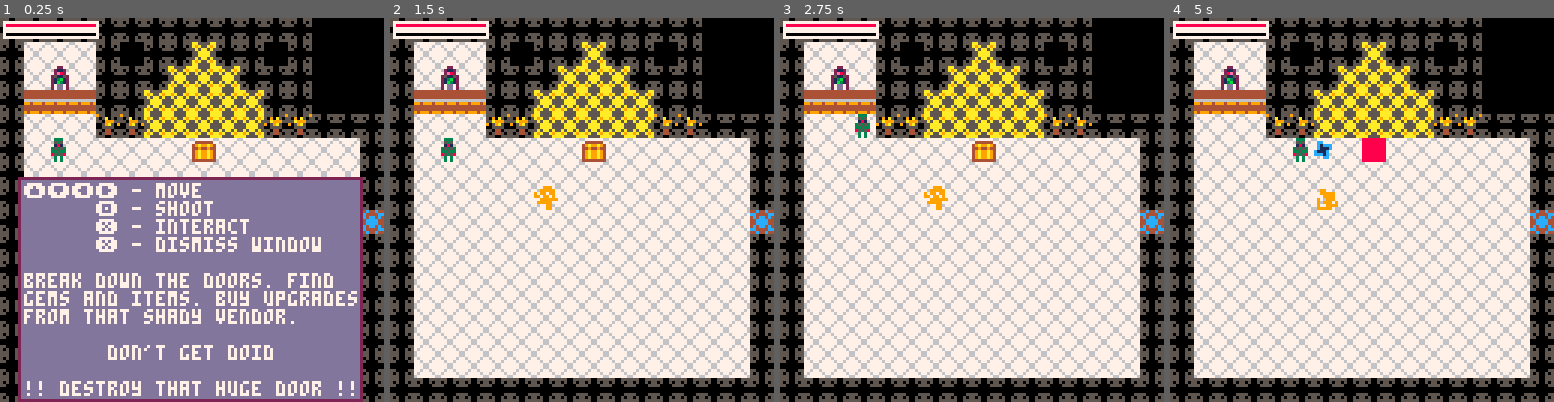
Above: before the commit, frames 1-4 (left to right).
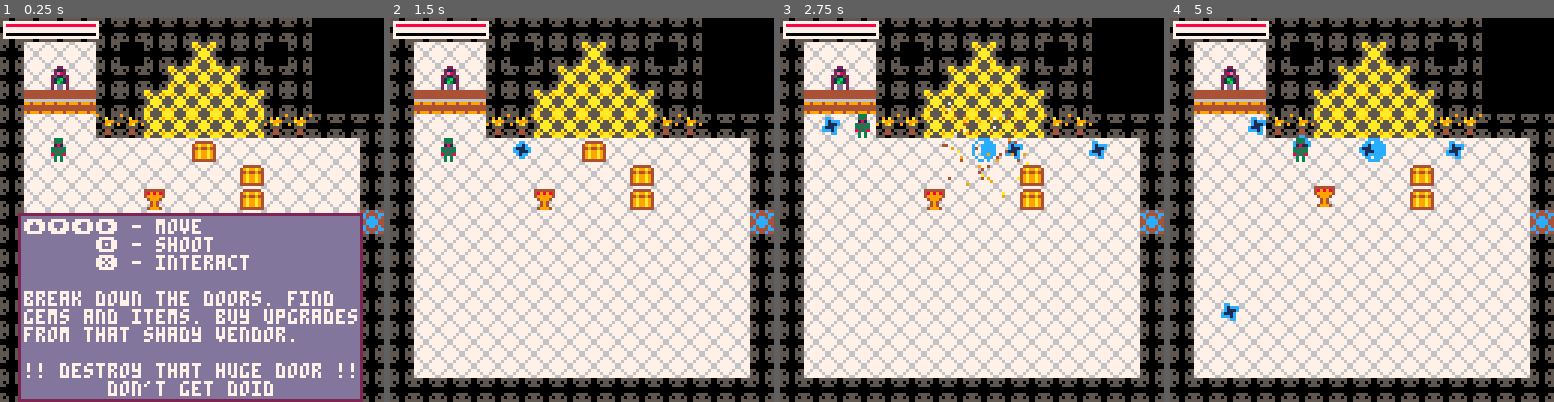
Above: after the commit, the same moments.

Repository: rledford/pico-door
Game: PICO-8 cartridge door.p8
Same seed, same stepped clock (60 frames per second), same inputs: the game is played once before the commit and once after it.
Inputs:
- Up to frame 1 (0.25 s): no input
- Up to frame 2 (1.5 s): tap X (X key) at 0.33, 1.07 s; tap O (Z key) at 0.7 s
- Up to frame 3 (2.75 s): hold Right 1.6-2.1 s; tap O (Z key) at 1.7, 2.1, 2.5 s; tap X (X key) at 1.85 s; hold Up 2.15-2.42 s; hold Right from 2.47 s (still down)
- Up to frame 4 (5 s): tap O (Z key) every 0.4 s from 2.9 to 4.9 s; tap X (X key) at 2.97, 4.08 s; release Right at 3.03 s; hold Left 3.08-3.58 s; hold Down 3.63-3.97 s; hold Right 4.02-4.68 s; hold Up from 4.73 s (still down)

The runs differ from the first frame. In frame 1, 18% of the frame differs, in the area x 4-95%, y 38-99%; in frame 2, 1.0%; in frame 3, 2.0%; in frame 4, 2.0%.

Commit message:
Replaced upgrade names with parodies. Fix ricochet upgrade bug. Add button indicator in vendor items to purchase. Change color of upgrade name in vendor window. Add monty python ref in artifact insult message.

Diff:
--- a/door.p8
+++ b/door.p8
@@ -170,7 +170,7 @@
 
 -- boss --
 ----------
-is_all_powerful = false
+is_all_powerful = true
 has_shown_is_all_powerful_msg = false
 has_started_boss_room = false
 has_attempted_artifact_activation = false
@@ -192,15 +192,13 @@
 		"⬆️⬇️⬅️➡️ - move",
 		"      🅾️ - shoot",
 		"      ❎ - interact",
-		"      ❎ - dismiss window",
 		"",
 		"break down the doors. find",
 		"gems and items. buy upgrades",
 		"from that shady vendor.",
 		"",
-		"       don't get doid       ",
-		"",
-		"!! destroy that huge door !!"
+		"!! destroy that huge door !!",
+		"       don't get doid       "
 	}, 750)
 	-- goto_boss_room()
 end
@@ -299,13 +297,13 @@
 		this.hitbox={x=2,y=2,w=3,h=4}
 		this.target=nil
 		this.auto_target_radius = 40
-		this.projectil_damage = 1
+		this.projectil_damage = 50
 		this.projectile_speed = 1.3
-		this.has_ricochet = false
-		this.has_pierce = false
-		this.has_overload = false
+		this.has_ricochet = true
+		this.has_pierce = true
+		this.has_overload = true
 		this.face = {x=1,y=0}
-		this.max_hp = 10
+		this.max_hp = 1000
 		this.hp = this.max_hp
 		this.group = PLAYER_GROUP
 		this.anim = make_animation({32})
@@ -420,7 +418,7 @@
 
 upgrade_max_gems = {
 	spr = SATCHEL_TILE,
-	name = "satchel",
+	name = "put the money in the bag",
 	description = "+50 to max gems.",
 	cost = 50,
 	persist = true,
@@ -432,7 +430,7 @@
 
 upgrade_max_hp = {
 	spr = UPGRADE_HP_TILE,
-	name = "hp",
+	name = "let me live",
 	description = "+1 to max hp.",
 	cost = 100,
 	persist = true,
@@ -445,7 +443,7 @@
 
 upgrade_fast_shot = {
 	spr = FAST_SHOT_TILE,
-	name = "fast-shot",
+	name = "it's high noon",
 	description = "increase rate of fire.",
 	cost = 500,
 	persist = true,
@@ -461,7 +459,7 @@
 
 upgrade_projectile_ricochet = {
 	spr = RICOCHET_TILE,
-	name = "ricochet",
+	name = "(bounce) pogo pogo...",
 	description = "projectiles bounce.",
 	cost = 500,
 	persist = false,
@@ -473,7 +471,7 @@
 
 upgrade_projectile_damage = {
 	spr = UPGRADE_DMG_TILE,
-	name = "damage",
+	name = "tis more than a scratch",
 	description = "+1 to projectile damage.",
 	cost = 300,
 	persist = true,
@@ -485,7 +483,7 @@
 
 upgrade_projectile_pierce = {
 	spr = PIERCE_TILE,
-	name = "pierce",
+	name = "nice earings",
 	description = "projectiles pierce.",
 	cost = 1000,
 	persist = false,
@@ -497,7 +495,7 @@
 
 upgrade_overload = {
 	spr = OVERLOAD_TILE,
-	name = "overload",
+	name = "portal 3",
 	description = "spawn portal on full gems.",
 	cost = 750,
 	persist = false,
@@ -540,7 +538,7 @@
 			pad,
 			gems_text,
 			hp_text = {left=camera_pos.x + 8, top=camera_pos.y+40,
-			right=camera_pos.x + 119, bottom=camera_pos.y + 91},
+			right=camera_pos.x + 119, bottom=camera_pos.y + 99},
 			4,
 			tostring(player.gems).."/"..tostring(player.max_gems),
 			tostring(player.hp).."/"..tostring(player.max_hp)
@@ -555,18 +553,23 @@
 			local itemx
 			for i=0,count(vendor_obj.inventory)-1 do
 				itemx = window_rect.left + 32 + TILE_SIZE * i + pad + (pad * i)
-				itemy = window_rect.top + pad*2 + TILE_SIZE
+				itemy = window_rect.top + pad*2 + TILE_SIZE + 3
 				rectfill(itemx-1, itemy-1, itemx + TILE_SIZE, itemy + TILE_SIZE, 0)
 				spr(vendor_obj.inventory[i+1].spr, itemx, itemy)
 				if i+1 == this.selected_upgrade then
+					print("🅾️",itemx,itemy+TILE_SIZE+3,2)
 					rect(itemx-2, itemy-2, itemx + TILE_SIZE + 1, itemy + TILE_SIZE + 1, 2)
 				end
 			end
 
-			local details_left,details_top,details_line_h = window_rect.left + pad,window_rect.top + 29,8
-
-			print(vendor_obj.inventory[this.selected_upgrade].name, details_left, details_top, 7)
-			print(vendor_obj.inventory[this.selected_upgrade].description, details_left, details_top + details_line_h)
+			local details_left,
+			details_top,
+			details_line_h =
+				window_rect.left + pad,
+				window_rect.top + 37,8
+
+			print(vendor_obj.inventory[this.selected_upgrade].name, details_left, details_top, 10)
+			print(vendor_obj.inventory[this.selected_upgrade].description, details_left, details_top + details_line_h,7)
 			spr(GEM_TILE, details_left - 2, details_top + details_line_h * 2 - 2)
 			print(vendor_obj.inventory[this.selected_upgrade].cost, details_left + 5,  details_top  + details_line_h * 2, 11)
 		end
@@ -1131,6 +1134,8 @@
 			elseif not this.has_insulted_player then
 				show_toast_message({
 					"weakling...",
+					"this is arthur's quest,",
+					"not yours.",
 					"",
 					"<mumbles more insults>"
 				})
@@ -1750,7 +1755,7 @@
 			elseif tile_type == UPGRADE_DMG_TILE then
 				place_upgrade_chest(c,r,tx,ty,upgrade_projectile_damage)
 			elseif tile_type == RICOCHET_TILE then
-				place_upgrade_chest(c,r,tx,ty,upgrade_max_hp,upgrade_projectile_ricochet)
+				place_upgrade_chest(c,r,tx,ty,upgrade_projectile_ricochet)
 			elseif tile_type == PIERCE_TILE then
 				place_upgrade_chest(c,r,tx,ty,upgrade_projectile_pierce)
 			elseif tile_type == SATCHEL_TILE then
@@ -2022,22 +2027,22 @@
 0000000000000000500050007f6ff6f77ffffff7c00cccccc00cccccc00000ccc000000c45445444000828000002820000033000000bb0000ccc1c0000c1cc00
 0000000050005000550055007ffffff7767777670c0cccc00c00ccc00c000cc00c0000c044544544000080000000200000000000000000000000cc00000cc000
 555055505550555055505550677667766776677600cccc0000cccc0000cccc0000cccc0095999599000000000000000000000000000000000000000000000000
-003330000000000067777776f000000ff000000f000220000002200044444444004444000ccc000000777000022002200c7c0000055775500000000000000000
-0053500000000000867ff768f000000ff000000f002112000021120044444444040000400711cccc0077770c278228820c77cccc555555550099990000aaaa00
-0018100000000000786556780f0000f00f0000f00028e200002e820044444444040330407771111c0770777c777888827777711c55555555099aa9900aa99aa0
-0353530000000000785ff5870044440000444400025115200251152066666666403bb3040711711c077007cc278878820c77171c5555555509a99a900a9aa9a0
-033533000000000087fb3f780454450000544540021b31200213b12099499949943bb344c11777c07700cccc28877782c17117705507705509a99a900a9aa9a0
-085358000000000078f3bf8700411440044114000213b120021b31204444444444444444c11171c07700000002887820c11777775cc77cc5099aa9900aa99aa0
-0030300000000000887ff8880444440000444440020dd020020dd0204444444444944944cccc11c07000000000288200cccc177055cccc550099990000aaaa00
-0030300000000000878ff7780000044004400000020dd020020dd02094999499044444400000ccc070000000000220000000c7c0055cc5500000000000000000
-00003000000000000111111001111110000000000009900000999900000000000e2ee2e090000000000000090999999000099900000000000000000000000000
-000330000000300011111111011111100000000009299290009229000e2ee2e0022ee220000a00000090a000900dd009009999900099000000ee920000e22200
-00333300000330001211112111111111008888000299992009722790022ee220022ee2200009990000a99900900dd009909909900099999002e22ee0029ee9e0
-033bb33000333300122112211111111108aa9a809299992992722729022ee2202ee22ee20059a5099059a50090dddd0999099090000999900929a2e002ea9e20
-03b33b30033bb33012e11e211211112189a99a9899999999922222292ee22ee2029a9a20005555000055550009dddd9000999999090099900e2a929002e9ae20
-03b37b3033b33b3312e11e2112e11e2108aaa980997227999722227902eeee200ea9a9e00004400000044000090dd09009999900090999090ee22e200e9ee920
-033bb33033b37b33111111111111111100888800097997900972279002eeee2002eeee2000044000000440000090090000009900090099990029ee0000222e00
-00333300033bb3300111111001111110000000000099990000999900002ee200002ee20000000000000000000009900000009900099999000000000000000000
+003330000000000067777776f000000ff000000f000220000002200044444444004444000ccc000000777000022002200c7c000000ffff000000000000000000
+0053500000000000867ff768f000000ff000000f002112000021120044444444040000400711cccc0077770c278228820c77cccc0ffffaf00099990000aaaa00
+0018100000000000786556780f0000f00f0000f00028e200002e820044444444040330407771111c0770777c777888827777711c0ffffff0099aa9900aa99aa0
+0353530000000000785ff5870044440000444400025115200251152066666666403bb3040711711c077007cc278878820c77171c0ff5faf009a99a900a9aa9a0
+033533000000000087fb3f780454450000544540021b31200213b12099499949943bb344c11777c07700cccc28877782c17117700ff5ff0009a99a900a9aa9a0
+085358000000000078f3bf8700411440044114000213b120021b31204444444444444444c11171c07700000002887820c11777770fffaf00099aa9900aa99aa0
+0030300000000000887ff8880444440000444440020dd020020dd0204444444444944944cccc11c07000000000288200cccc177000faf0000099990000aaaa00
+0030300000000000878ff7780000044004400000020dd020020dd02094999499044444400000ccc070000000000220000000c7c000ff00000000000000000000
+00003000000000000111111001111110000000000009900000999900000000000e2ee2e09000000000000009099999900000000044444440a000000000000000
+000330000000300011111111011111100000000009299290009229000e2ee2e0022ee220000a00000090a000900dd000444444404898984000ee920000e22200
+00333300000330001211112111111111008888000299992009722790022ee220022ee2200009990000a99900900dd0004898984049999940a2e22ee0029ee9e0
+033bb33000333300122112211111111108aa9a809299992992722729022ee2202ee22ee20059a5099059a50090dddd0049999940049994000929a2e002ea9e20
+03b33b30033bb33012e11e211211112189a99a9899999999922222292ee22ee2029a9a20005555000055550009dddd9004999400004940000e2a929002e9ae20
+03b37b3033b33b3312e11e2112e11e2108aaa980997227999722227902eeee200ea9a9e00004400000044000090dd09000494000004940000ee22e200e9ee920
+033bb33033b37b33111111111111111100888800097997900972279002eeee2002eeee2000044000000440000090090000494000049994000029ee0000222e00
+00333300033bb3300111111001111110000000000099990000999900002ee200002ee20000000000000000000009900004999400000000000000000000000000
 00000000000000000000000000000000000000000000000000000000000000000000000000000000000000000000000000000000000000000000000000000000
 00000000000000000000000000000000000000000000000000000000000000000000000000000000000000000000000000000000000000000000000000000000
 00000000000000000000000000000000000000000000000000000000000000000000000000000000000000000000000000000000000000000000000000000000
@@ -2274,8 +2279,8 @@
 0127272701010505050505010100000001020201020202010000000102020202020302040201000000000000000000000000000000000000000001020402010100000000000000000000000000000000000000000000000000000000000000000000000000000000000000000000000000000000000000000000000000000000
 0102020239390505050505393901010101020201020202010000000102020201010104020401000000000000000000000000000000000000000001020202010100000000000000000000000000000000000000000000000000000000000000000000000000000000000000000000000000000000000000000000000000000000
 0102020202020202160202020202020101020201060202010000000102020201000102020201000000000000000000000000000000000000000001020202010100000000000000000000000000000000000000000000000000000000000000000000000000000000000000000000000000000000000000000000000000000000
-0102020202020202020202020202020101020202020202010000000102020201000102020201010101010000000000000000000000000101010101020202010100000000000000000000000000000000000000000000000000000000000000000000000000000000000000000000000000000000000000000000000000000000
-0102020202023c0202020202020202010102020202020201000000010202020100010206020202022b01000000000000000000000000012b020202020602010100000000010101010101010101000000000000000000000000000000000000000000000000000000000000000000000000000000000000000000000000000000
+010202020202020202022d020202020101020202020202010000000102020201000102020201010101010000000000000000000000000101010101020202010100000000000000000000000000000000000000000000000000000000000000000000000000000000000000000000000000000000000000000000000000000000
+0102020202023c0202022a02020202010102020202020201000000010202020100010206020202022b01000000000000000000000000012b020202020602010100000000010101010101010101000000000000000000000000000000000000000000000000000000000000000000000000000000000000000000000000000000
 0102020202020202020202020202020302020202020202010000000102060201000102020202020202010000000000000000000000000102020202020202010100000001010101013901010101010000000000000000000000000000000000000000000000000000000000000000000000000000000000000000000000000000
 0102020202020202020202020202020101020202020202010000000102020201000102020202020202010101010101000001010101010102020202020202010100000001013902020202023901010000000000000000000000000000000000000000000000000000000000000000000000000000000000000000000000000000
 0102020202020202020202020202020101020202020202010000000102020201000102020202020202020202020201000001020202020202020202020202010100000001010202020202020201010000000000000000000000000000000000000000000000000000000000000000000000000000000000000000000000000000
